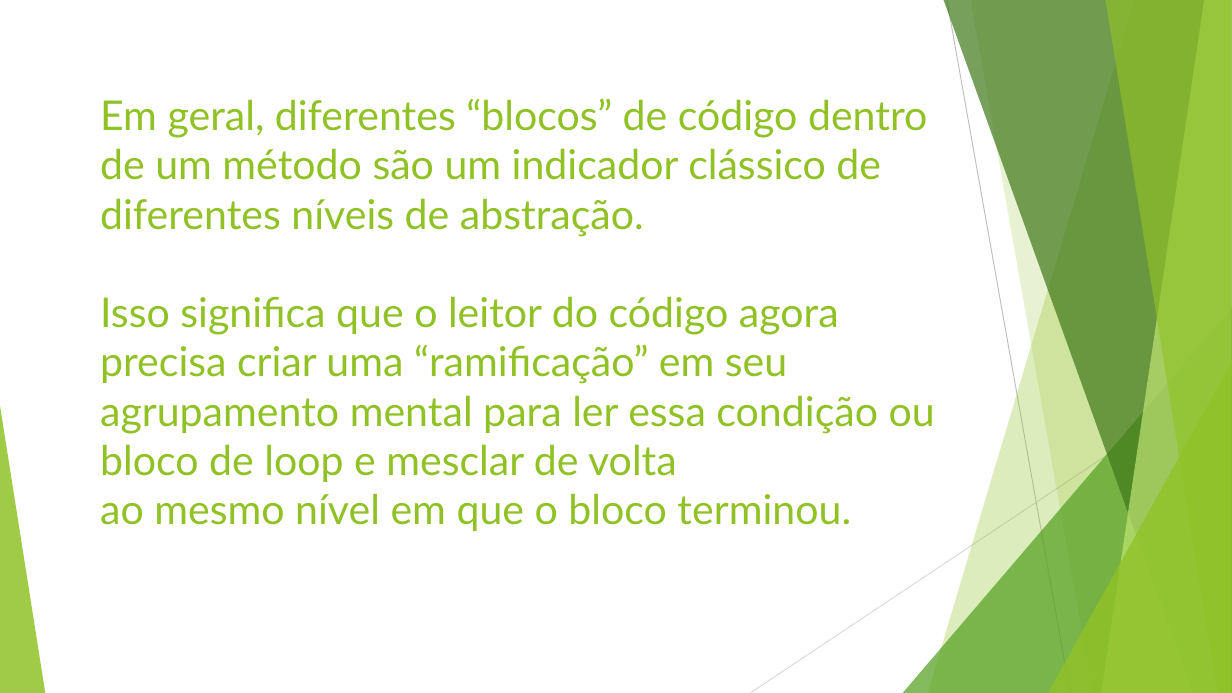
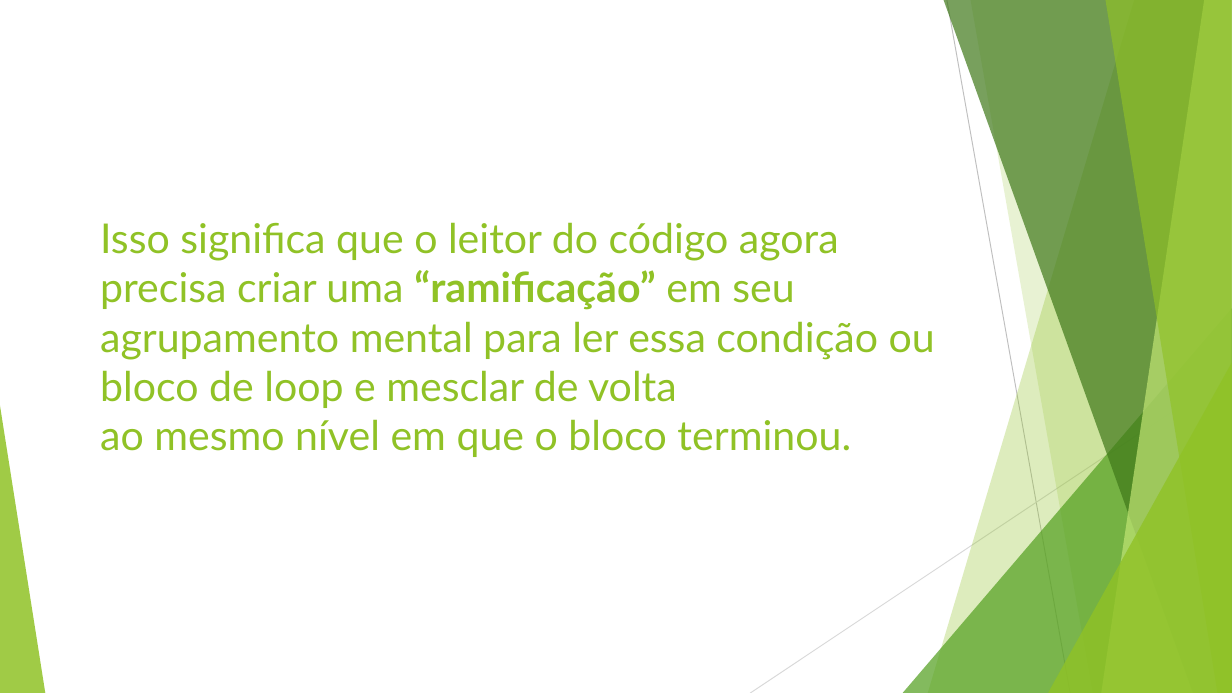
Before and after one commit to TeteStorm/SLAPExample, a slide deck: slide 13 of Single Level of Abstraction (SLAB).pptx (slide 8 before the commit). Drawn at 1232x693 pixels with LibreOffice and Linux fonts; fonts in the diff are those of the drawing. Boxes give left, top, right and bottom in pixels: in the first picture for what was removed or moved away, otherwise in the second. Text is boxed around its words. In the diff, an @@ line names an element or a change of style, - is before the commit and + after.

```diff
--- a/Single Level of Abstraction (SLAB).pptx
+++ b/Single Level of Abstraction (SLAB).pptx
@@ title at box(100, 222, 935, 457): text changed @@
-Em geral, diferentes “blocos” de código dentro de um método são um indicador clássico de diferentes níveis de abstração.
-Isso significa que o leitor do código agora precisa criar uma “ramificação” em seu agrupamento mental para ler essa condição ou bloco de loop e mesclar de volta
-ao mesmo nível em que o bloco terminou.
+Isso significa que o leitor do código agora precisa criar uma “ramificação” em seu agrupamento mental para ler essa condição ou bloco de loop e mesclar de volta
+ao mesmo nível em que o bloco terminou.
```
Also in this commit, not shown: 12 other slides changed, 14 slides added, 3 other files.
